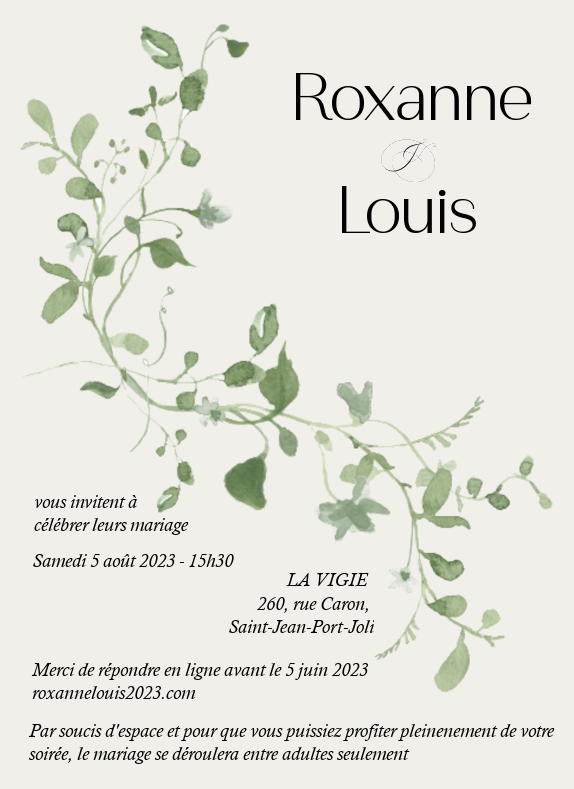
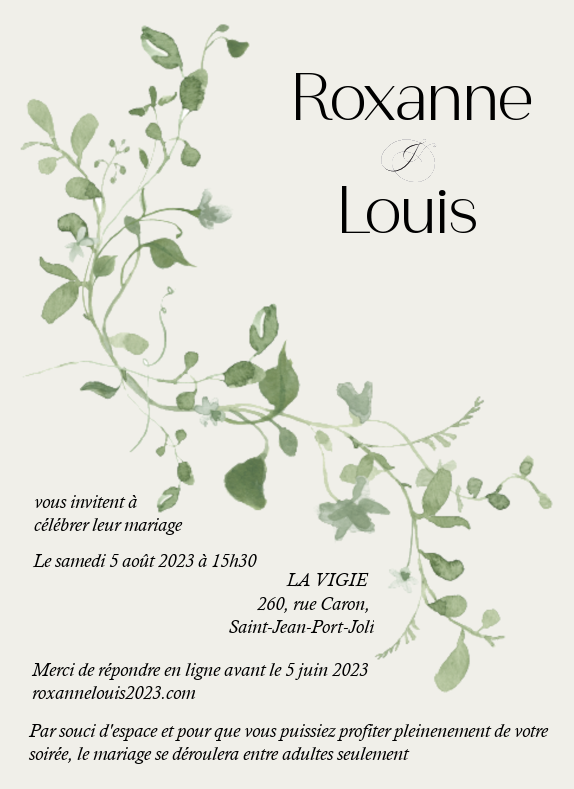
The second 574px x 789px image is a revision of the first. Changes to its layers:
renamed "Samedi 5 août 2023 - 15h30" to "Le samedi 5 août 2023 à 15h30", painted on it over [32, 554, 257, 568]
renamed "Par soucis d'espace et pour qu..." to "Par souci d'espace et pour que...", painted on it over [94, 724, 555, 741]
painted on "vous invitent à ..." over [120, 518, 189, 535]
